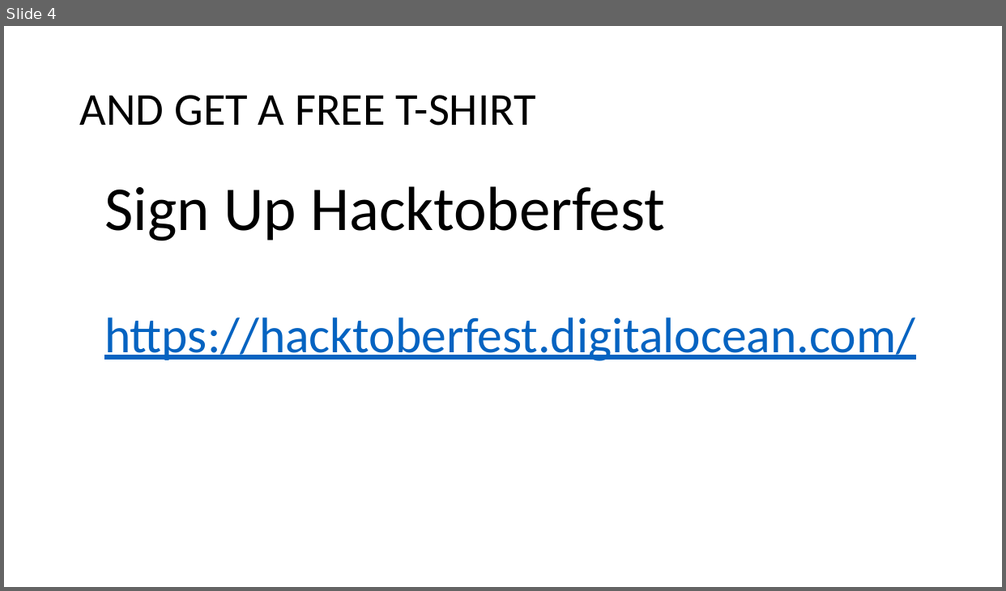
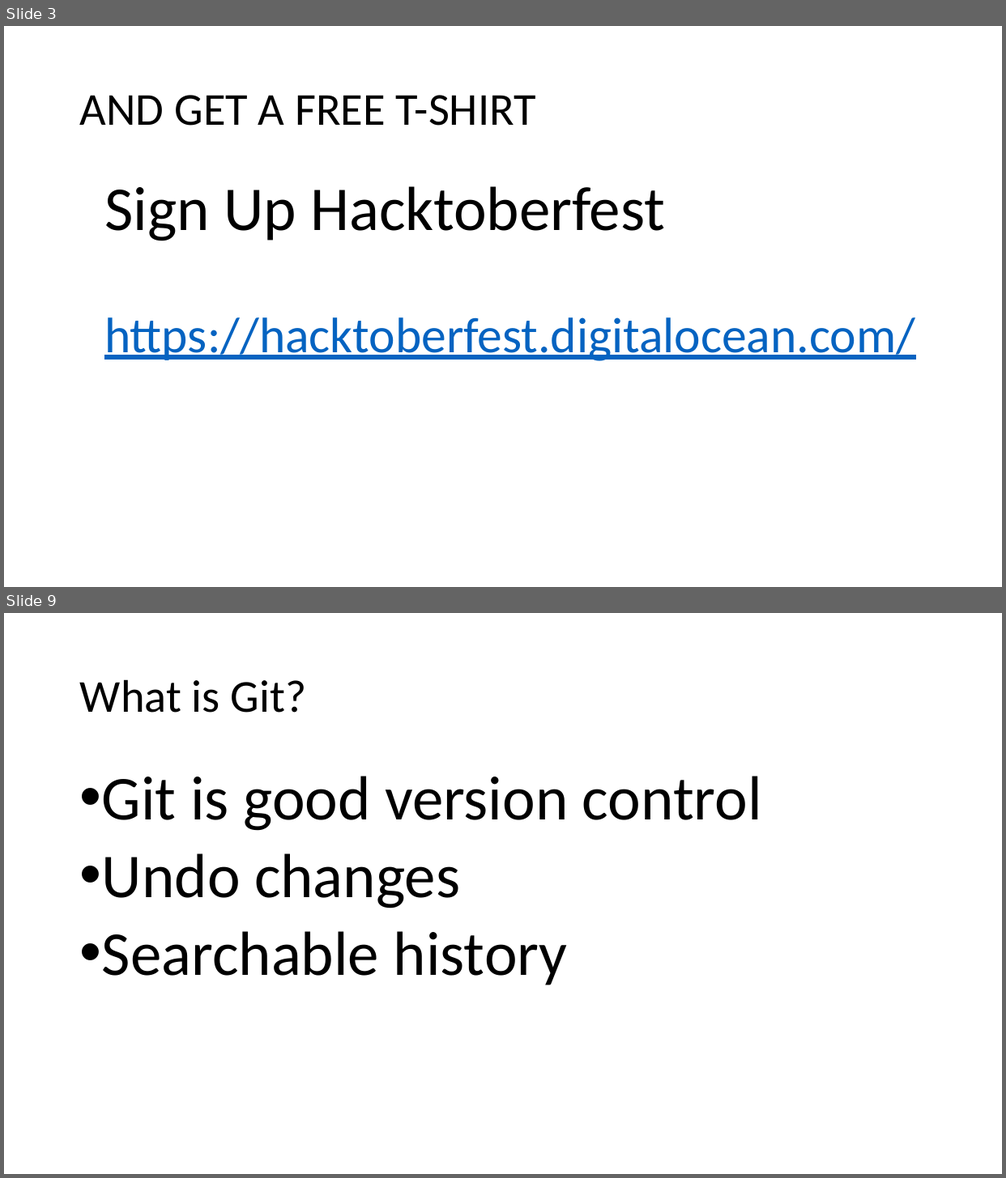
Before and after one commit to nathankurt/GitHub-Workshop, a slide deck: slides_ppt.pptx. Shown one above the other, each under a label of ours: slide 4 before the commit, slides 3 and 9 after it; the slides between them are not shown. The pictures are 1006x591 and 1006x1178 pixels, drawn with LibreOffice and Linux fonts; fonts in the diff are those of the drawing. Boxes give left, top, right and bottom in pixels: in the first picture for what was removed or moved away, otherwise in the second. Text is boxed around its words. In the diff, an @@ line names an element or a change of style, - is before the commit and + after.

```diff
--- a/slides_ppt.pptx
+++ b/slides_ppt.pptx
@@ slide 9 added at bbox=[4, 613, 1002, 1174], background #FFFFFF @@
@@ title added at bbox=[80, 679, 307, 713], 44 pt, text #000000 @@
+What is Git?
@@ text added at bbox=[102, 776, 762, 986], 60 pt, text #000000 @@
+• Git is good version control
+• Undo changes
+• Searchable history
@@ what was slide 4 is now slide 3 @@
```
Also in this commit, not shown: 2 slides changed, 7 other slides added, 1 slide removed, 1 other file.
